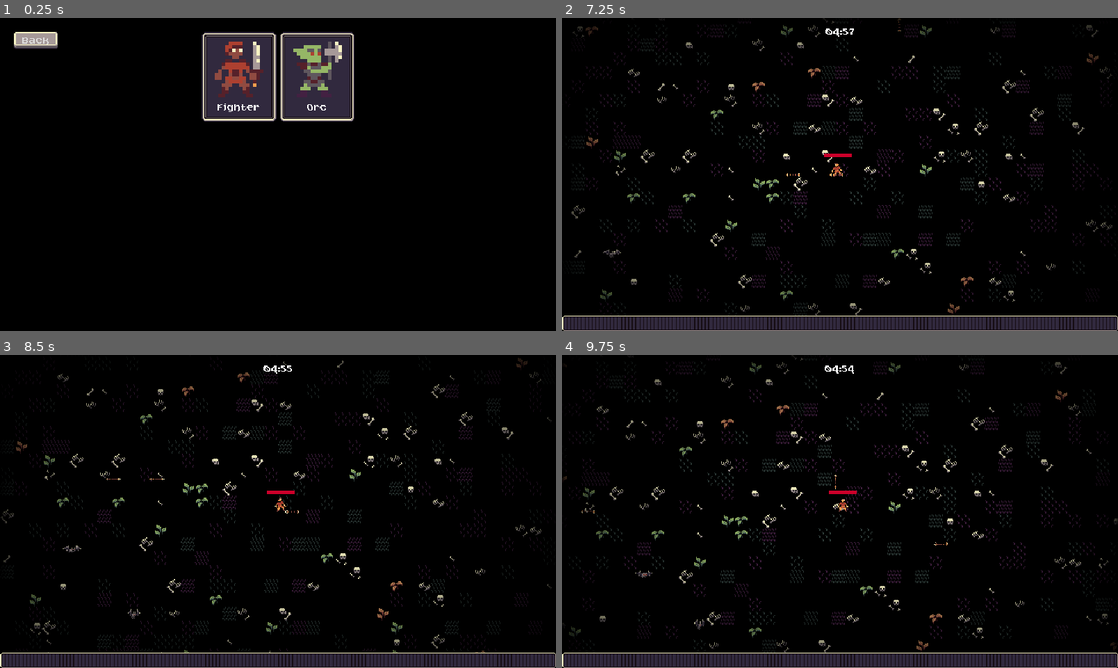
Above: before the commit, frames 1-4 (two rows, left to right).
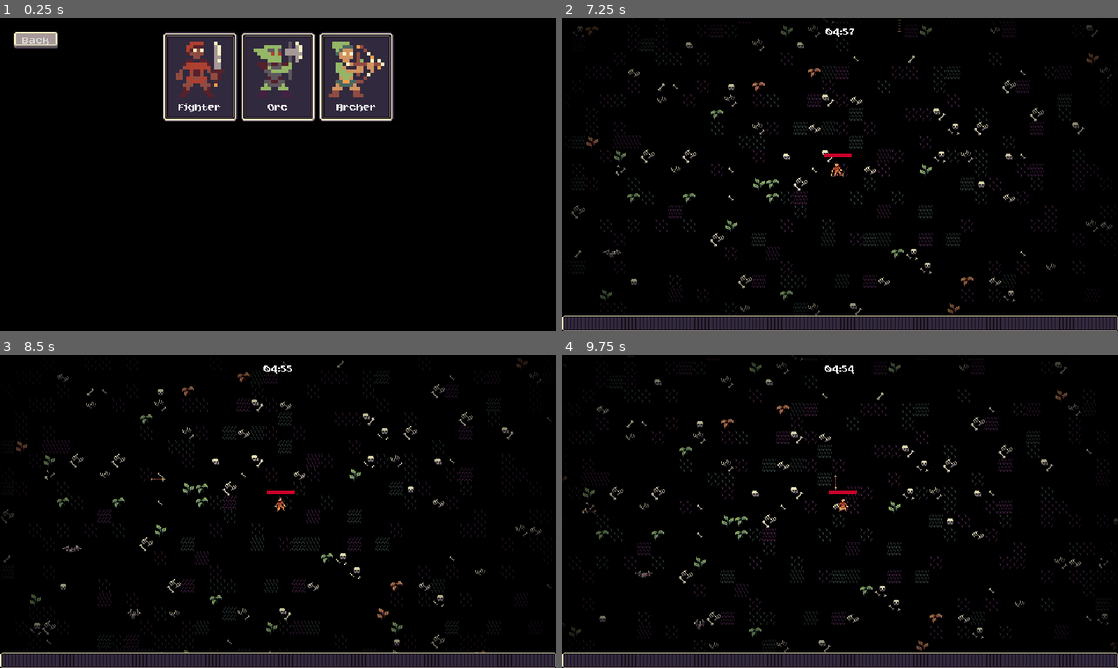
Above: after the commit, the same moments.

Repository: dweckerly/bullet-heaven
Game: Godot game, scene res://scenes/ui/character_select_screen.tscn
Two runs of this game, one before a commit and one after it. Both use one fixed random seed, a clock stepped at 60 frames per second and the inputs below. This scene is started directly instead of the project's main scene.
Inputs (mouse positions are in pixels of both pictures, inside the frame that each line leads up to):
- Up to frame 1 (0.25 s): no input
- Up to frame 2 (7.25 s): tap Enter at 0.5 s; move the mouse to (962, 158) at 0.52 s; press the mouse at (962, 158) at 0.53 s; hold D (move_right) 0.53-1.25 s; release the mouse at (962, 158) at 1.25 s; click "Back" at 1.25 s; click "PLAY" at 2 s; click "PLAY" at 2.75 s; move the mouse to (728, 190) at 3.52 s; hold S (move_down) 3.53-4.28 s; click (728, 190) at 3.6 s; move the mouse to (895, 105) at 4.27 s; press the mouse at (895, 105) at 4.28 s; hold D (move_right) 4.28-5.03 s; move the mouse to (812, 237) at 5.02 s; release the mouse at (812, 237) at 5.03 s; hold W (move_up) 5.03-5.78 s; click (812, 237) at 5.1 s; move the mouse to (1006, 221) at 5.77 s; press the mouse at (1006, 221) at 5.78 s; hold A (move_left) from 5.78 s (still down); move the mouse to (673, 127) at 6.52 s; release the mouse at (673, 127) at 6.53 s; click (673, 127) at 6.6 s
- Up to frame 3 (8.5 s): move the mouse to (305, 511) at 7.27 s; release A (move_left) at 7.28 s; press the mouse at (305, 511) at 7.28 s; hold S (move_down) 7.28-8.03 s; move the mouse to (194, 433) at 8.02 s; release the mouse at (194, 433) at 8.03 s; hold D (move_right) from 8.03 s (still down); click (194, 433) at 8.1 s
- Up to frame 4 (9.75 s): move the mouse to (962, 495) at 8.77 s; release D (move_right) at 8.78 s; press the mouse at (962, 495) at 8.78 s; hold W (move_up) 8.78-9.53 s; move the mouse to (728, 527) at 9.52 s; release the mouse at (728, 527) at 9.53 s; hold D (move_right) from 9.53 s (still down); click (728, 527) at 9.6 s

The runs differ from the first frame. In frame 1, 8.1% of the frame differs, in the area x 29-71%, y 4-34%; in frame 2, less than 0.1%; in frame 3, less than 0.1%; in frame 4, less than 0.1%.

Commit message:
bow ability and archer character

Diff:
--- /dev/null
+++ b/resources/characters/archer.tres
@@ -0,0 +1,12 @@
+[gd_resource type="Resource" script_class="Character" load_steps=4 format=3 uid="uid://wk1or41bdf66"]
+
+[ext_resource type="Script" uid="uid://bulbjwm4n0h7q" path="res://resources/characters/character.gd" id="1_8ffe5"]
+[ext_resource type="Texture2D" uid="uid://b1uecswni8r2h" path="res://assets/characters/archer.png" id="2_glq3l"]
+[ext_resource type="Resource" uid="uid://chvinn4ohv1oh" path="res://resources/upgrades/bow.tres" id="3_weivu"]
+
+[resource]
+script = ExtResource("1_8ffe5")
+id = "archer"
+display_name = "Archer"
+sprite = ExtResource("2_glq3l")
+starting_ability = ExtResource("3_weivu")
--- a/scenes/ability/bow/bow_ability_controller/bow_ability_controller.gd
+++ b/scenes/ability/bow/bow_ability_controller/bow_ability_controller.gd
@@ -14,7 +14,8 @@
 
 
 func _process(delta: float) -> void:
-	direction = face_player_movement_direction()
+	face_player_movement_direction()
+
 
 func on_timer_timeout() -> void:
 	if player == null:
@@ -30,10 +31,8 @@
 	bow_instance.hitbox_component.damage = base_damage * additional_damage_percent
 
 
-func face_player_movement_direction() -> float:
+func face_player_movement_direction() -> void:
 	var movement_vector = player.get_movement_vector().normalized()
-	var direction = Vector2.ZERO
 	if movement_vector.x != 0 || movement_vector.y != 0:
 		last_movement_vector = movement_vector
 	direction = last_movement_vector.angle()
-	return direction
--- a/scenes/ability/bow/bow_ability_controller/bow_ability_controller.tscn
+++ b/scenes/ability/bow/bow_ability_controller/bow_ability_controller.tscn
@@ -8,4 +8,5 @@
 bow_ability_scene = ExtResource("2_s0d23")
 
 [node name="Timer" type="Timer" parent="."]
+wait_time = 2.0
 autostart = true
--- a/scenes/ui/character_select_screen.tscn
+++ b/scenes/ui/character_select_screen.tscn
@@ -1,14 +1,15 @@
-[gd_scene load_steps=6 format=3 uid="uid://dwn7oihkhwf8e"]
+[gd_scene load_steps=7 format=3 uid="uid://dwn7oihkhwf8e"]
 
 [ext_resource type="Script" uid="uid://bneo4jqo0xpkg" path="res://scenes/ui/character_select_screen.gd" id="1_urb5n"]
 [ext_resource type="Script" uid="uid://bulbjwm4n0h7q" path="res://resources/characters/character.gd" id="2_1axl5"]
 [ext_resource type="PackedScene" uid="uid://c2pjn075ofppf" path="res://scenes/ui/sound_button.tscn" id="2_vd2mm"]
 [ext_resource type="Resource" uid="uid://poco2bmpf76n" path="res://resources/characters/fighter.tres" id="3_nnlhe"]
 [ext_resource type="Resource" uid="uid://cpaymqvgvxfqf" path="res://resources/characters/orc.tres" id="4_idqr0"]
+[ext_resource type="Resource" uid="uid://wk1or41bdf66" path="res://resources/characters/archer.tres" id="5_nnlhe"]
 
 [node name="CharacterSelectScreen" type="CanvasLayer"]
 script = ExtResource("1_urb5n")
-characters = Array[ExtResource("2_1axl5")]([ExtResource("3_nnlhe"), ExtResource("4_idqr0")])
+characters = Array[ExtResource("2_1axl5")]([ExtResource("3_nnlhe"), ExtResource("4_idqr0"), ExtResource("5_nnlhe")])
 
 [node name="MarginContainer" type="MarginContainer" parent="."]
 anchors_preset = 15
